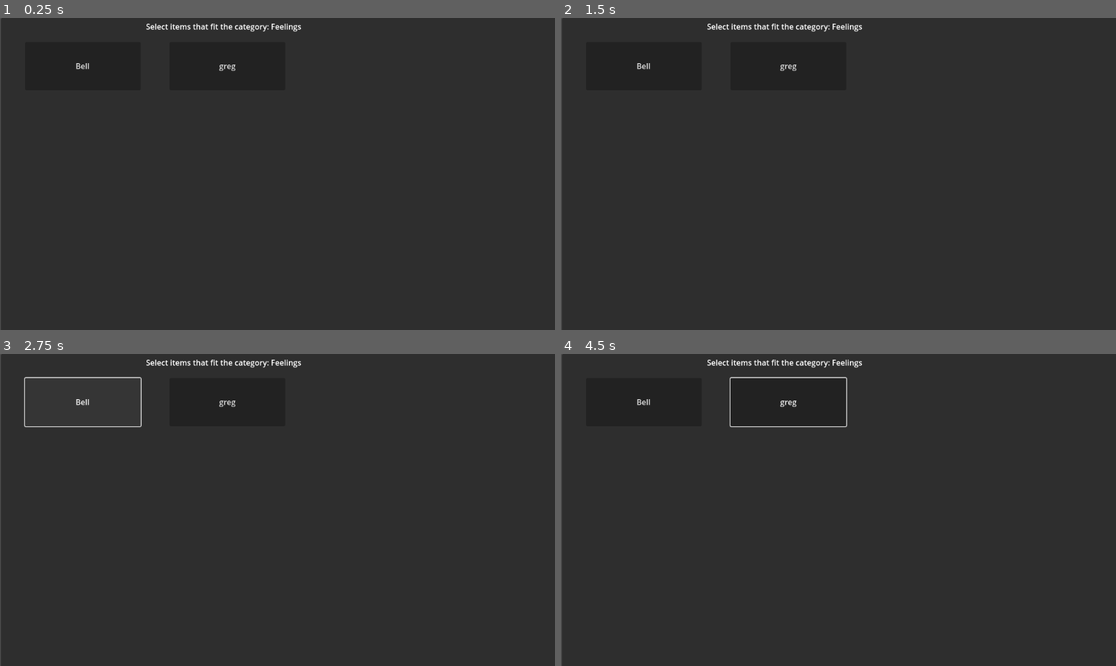
Above: before the commit, frames 1-4 (two rows, left to right).
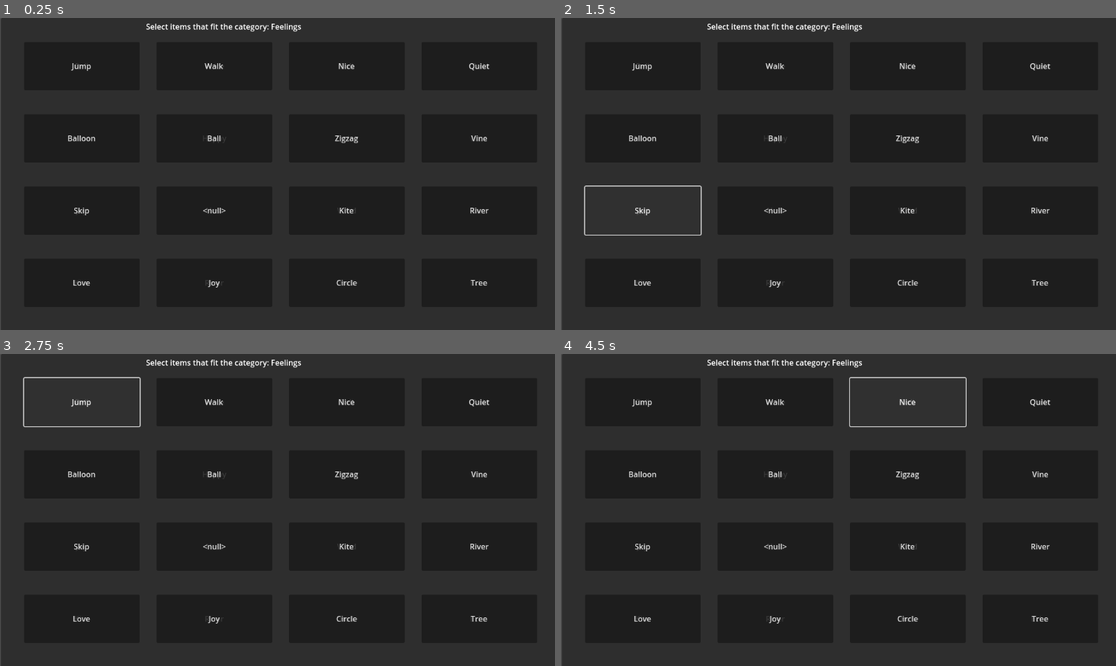
Above: after the commit, the same moments.

Repository: MrMemeikyu/Heist-Earpiece
Game: Godot game, scene res://panel.tscn
Two runs of this game, one before a commit and one after it. Both use one fixed random seed, a clock stepped at 60 frames per second and the inputs below.
Inputs (mouse positions are in pixels of both pictures, inside the frame that each line leads up to):
- Up to frame 1 (0.25 s): no input
- Up to frame 2 (1.5 s): click (644, 211) at 0.5 s, where only the run after the commit has a clickable "Skip"; click (644, 211) at 1.25 s, where only the run after the commit has a clickable "Skip"
- Up to frame 3 (2.75 s): click "Bell" at 2 s
- Up to frame 4 (4.5 s): click (788, 400) at 2.75 s, where only the run before the commit has a clickable "greg"; click (777, 400) at 3.5 s, where only the run after the commit has a clickable "Voice"; click (905, 400) at 4.25 s, where only the run after the commit has a clickable "Ball"

The runs differ from the first frame. In frame 1, 0.6% of the frame differs, in the area x 12-89%, y 14-87%; in frame 2, 0.8%; in frame 3, 0.7%; in frame 4, 1.1%, in the area x 12-89%, y 7-87%.

Commit message:
Introduced buttons
Buttons do not do anything, but they exist and display a value

Diff:
--- a/groups.gd
+++ b/groups.gd
@@ -115,7 +115,7 @@
 		number = randi_range(0,5)
 		value = sort[words[number*10]]
 		value = value.left(value.length() - 1)
-		if value in value_list:
+		if value in value_list or value == null:
 			value = sort[words[dupe_placeholder*10]]
 			dupe_placeholder = dupe_placeholder - 1
 			value = value.left(value.length() - 1)
@@ -151,3 +151,29 @@
 	button_list.shuffle()
 	print(button_list)
 	chosen_group = group_list[randi_range(0,3)]
+	button()
+
+func button():
+	var butt_collection = []
+	var matching = []
+	var distancex = 50
+	var distancey = 50
+	var text = ''
+	for i in range(16):
+		var butt = Button.new()
+		text = str(button_list[i]) #-1?
+		add_child(butt)
+		butt.set_text(text) #-1?
+		butt.set_custom_minimum_size(Vector2(240, 100))
+		butt.set_global_position(Vector2(distancex, distancey))
+		if distancex == 875:
+			distancex = 50
+			distancey = distancey + 150
+		else:
+			distancex = distancex + 275
+		butt_collection.append(butt)
+		#if sort[text] == chosen_group:
+			#matching.append(i)
+		print(i)
+	print(matching)
+	print(button_list)
--- a/panel.tscn
+++ b/panel.tscn
@@ -20,6 +20,7 @@
 script = ExtResource("2_3kocp")
 
 [node name="Button0" type="Button" parent="."]
+visible = false
 layout_mode = 0
 offset_left = 50.0
 offset_top = 50.0
@@ -29,6 +30,7 @@
 script = ExtResource("2_oeh33")
 
 [node name="Button1" type="Button" parent="."]
+visible = false
 layout_mode = 0
 offset_left = 350.0
 offset_top = 50.0
